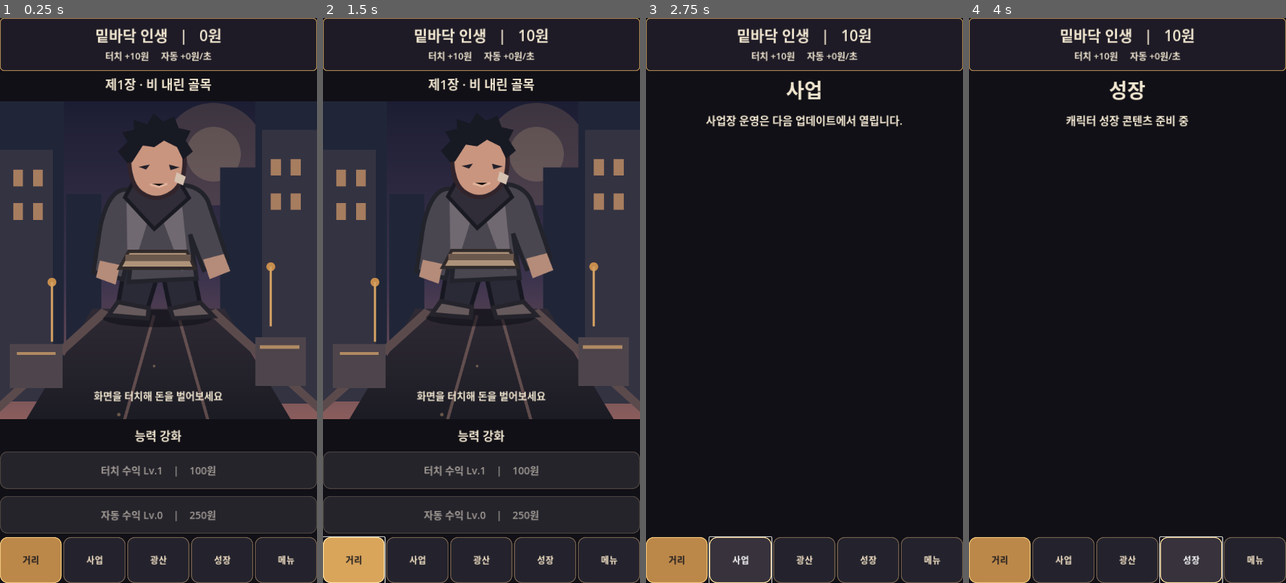
Above: before the commit, frames 1-4 (left to right).
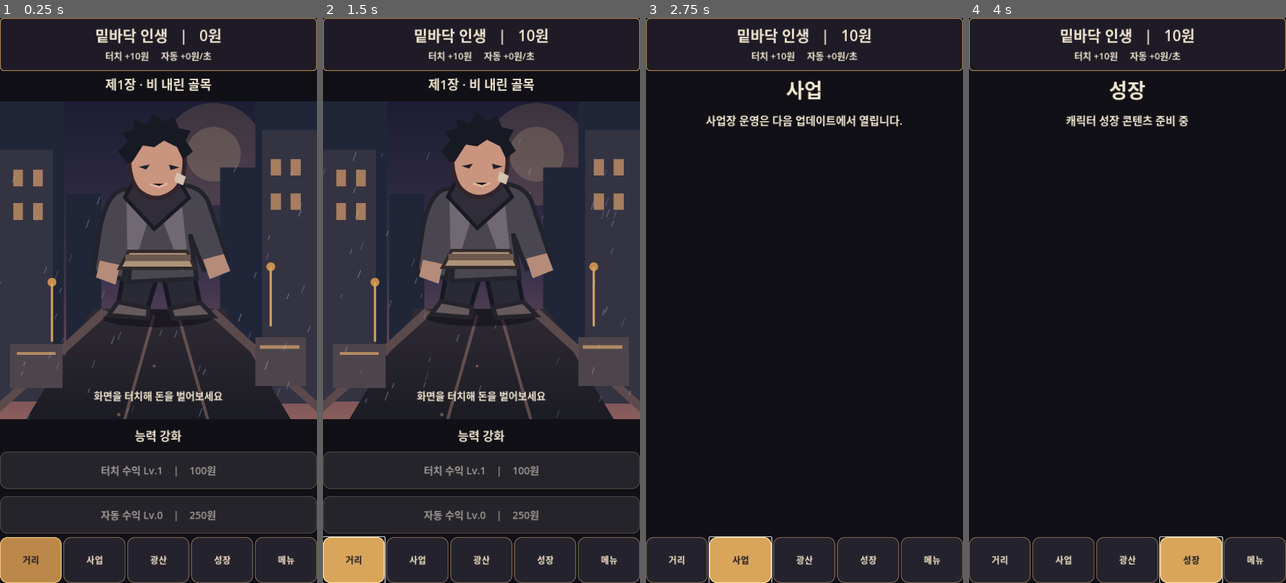
Above: after the commit, the same moments.

Repository: sungpil987/BottomLife-Reborn
Game: Godot game, scene res://scenes/Main.tscn
Two runs of this game, one before a commit and one after it. Both use one fixed random seed, a clock stepped at 60 frames per second and the inputs below.
Inputs (mouse positions are in pixels of both pictures, inside the frame that each line leads up to):
- Up to frame 1 (0.25 s): no input
- Up to frame 2 (1.5 s): click (481, 260) at 0.5 s; click "거리" at 1.25 s
- Up to frame 3 (2.75 s): click "사업" at 2 s
- Up to frame 4 (4 s): click "광산" at 2.75 s; click "성장" at 3.5 s

The runs differ from the first frame. In frame 1, 0.2% of the frame differs, in the area x 0-98%, y 26-72%; in frame 2, 0.2%; in frame 3, 3.0%, in the area x 0-40%, y 91-100%; in frame 4, 3.0%.

Commit message:
v0.4 animate rainy street and floating tap rewards; fix navigation selection and tap overlay

Diff:
--- a/scripts/main.gd
+++ b/scripts/main.gd
@@ -15,6 +15,9 @@
 var auto_upgrade_button: Button
 var idle_time: float = 0.0
 var pop_tween: Tween
+var street_stage: Control
+var float_layer: Control
+var tab_buttons: Array[Button] = []
 
 func _ready() -> void:
 	load_game()
@@ -136,9 +139,12 @@
 		decorate_button(b, i == current_tab)
 		b.pressed.connect(change_tab.bind(i))
 		bottom.add_child(b)
+		tab_buttons.append(b)
 
 func change_tab(index: int) -> void:
 	current_tab = index
+	for i in range(tab_buttons.size()):
+		decorate_button(tab_buttons[i], i == index)
 	refresh()
 
 func refresh_header() -> void:
@@ -158,6 +164,8 @@
 
 func refresh() -> void:
 	hero_sprite = null
+	street_stage = null
+	float_layer = null
 	tap_upgrade_button = null
 	auto_upgrade_button = null
 	refresh_header()
@@ -187,6 +195,7 @@
 	scene_area.size_flags_vertical = Control.SIZE_EXPAND_FILL
 	scene_area.clip_contents = true
 	content.add_child(scene_area)
+	street_stage = scene_area
 	var backdrop := TextureRect.new()
 	backdrop.texture = load("res://assets/street.svg")
 	backdrop.expand_mode = TextureRect.EXPAND_IGNORE_SIZE
@@ -194,6 +203,11 @@
 	backdrop.set_anchors_and_offsets_preset(Control.PRESET_FULL_RECT)
 	backdrop.mouse_filter = Control.MOUSE_FILTER_IGNORE
 	scene_area.add_child(backdrop)
+	var rain := Control.new()
+	rain.set_script(load("res://scripts/rain_overlay.gd"))
+	rain.set_anchors_and_offsets_preset(Control.PRESET_FULL_RECT)
+	rain.mouse_filter = Control.MOUSE_FILTER_IGNORE
+	scene_area.add_child(rain)
 	var hero := TextureRect.new()
 	hero.texture = load("res://assets/hero.svg")
 	hero.expand_mode = TextureRect.EXPAND_IGNORE_SIZE
@@ -211,12 +225,17 @@
 	tap.set_anchors_and_offsets_preset(Control.PRESET_FULL_RECT)
 	tap.pressed.connect(tap_money)
 	scene_area.add_child(tap)
+	float_layer = Control.new()
+	float_layer.set_anchors_and_offsets_preset(Control.PRESET_FULL_RECT)
+	float_layer.mouse_filter = Control.MOUSE_FILTER_IGNORE
+	scene_area.add_child(float_layer)
 	feedback = make_label("화면을 터치해 돈을 벌어보세요", 23)
 	feedback.anchor_left = 0.05
 	feedback.anchor_right = 0.95
 	feedback.anchor_top = 0.90
 	feedback.anchor_bottom = 1.0
 	feedback.grow_horizontal = Control.GROW_DIRECTION_BOTH
+	feedback.mouse_filter = Control.MOUSE_FILTER_IGNORE
 	scene_area.add_child(feedback)
 	content.add_child(make_label("능력 강화", 27))
 	var tap_cost := 100.0 * pow(1.35, tap_level - 1)
@@ -237,6 +256,7 @@
 func tap_money() -> void:
 	money += tap_level * 10.0
 	feedback.text = "+%s원!" % number(tap_level * 10.0)
+	spawn_floating_money()
 	if is_instance_valid(hero_sprite):
 		if pop_tween and pop_tween.is_running():
 			pop_tween.kill()
@@ -246,6 +266,21 @@
 	refresh_header()
 	refresh_upgrade_buttons()
 
+func spawn_floating_money() -> void:
+	if not is_instance_valid(float_layer):
+		return
+	var label := make_label("+%s" % number(tap_level * 10.0), 34)
+	label.add_theme_color_override("font_color", Color("#ffd37b"))
+	label.mouse_filter = Control.MOUSE_FILTER_IGNORE
+	label.position = Vector2(float_layer.size.x * randf_range(0.30, 0.65), float_layer.size.y * randf_range(0.35, 0.65))
+	float_layer.add_child(label)
+	var tween := create_tween()
+	tween.set_parallel(true)
+	tween.tween_property(label, "position:y", label.position.y - 115.0, 0.75).set_trans(Tween.TRANS_CUBIC).set_ease(Tween.EASE_OUT)
+	tween.tween_property(label, "modulate:a", 0.0, 0.75)
+	tween.set_parallel(false)
+	tween.tween_callback(label.queue_free)
+
 func buy_tap() -> void:
 	var cost := 100.0 * pow(1.35, tap_level - 1)
 	if money < cost:
